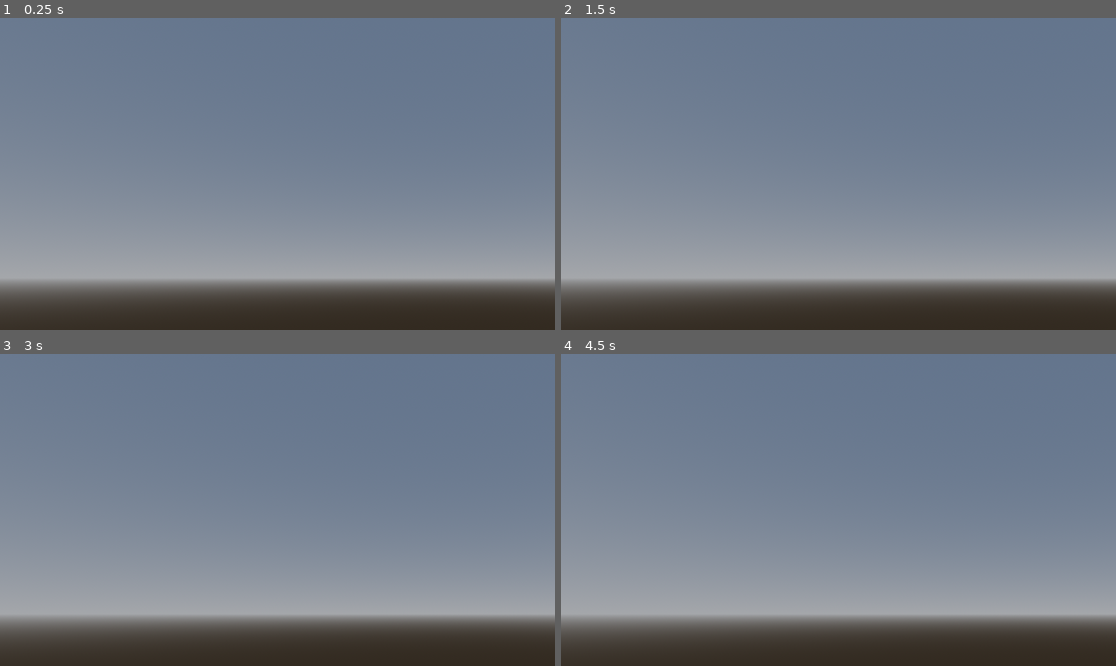
Above: before the commit, frames 1-4 (two rows, left to right).
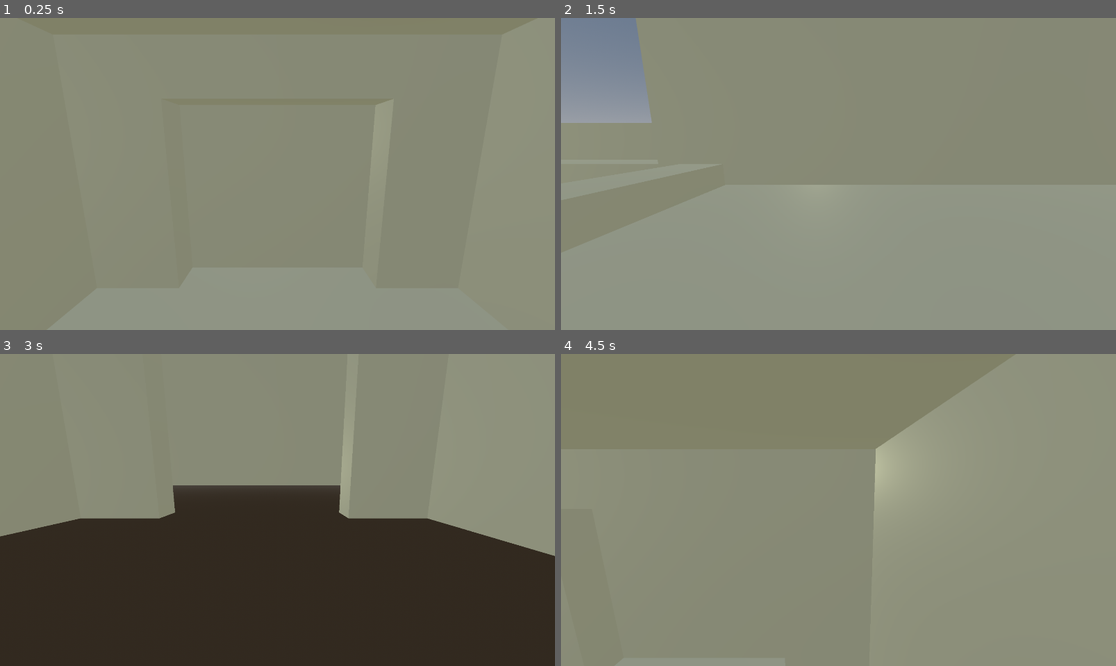
Above: after the commit, the same moments.

Repository: ag1rlisagun/AGJ2024
Game: Godot game, scene res://Scenes/main_elevator_scene.tscn
Two runs of this game, one before a commit and one after it. Both use one fixed random seed, a clock stepped at 60 frames per second and the inputs below. The project has no main scene, so this scene is started directly.
Inputs:
- Up to frame 1 (0.25 s): no input
- Up to frame 2 (1.5 s): tap Enter at 0.5 s; tap Space (shake) at 0.6, 1.35 s
- Up to frame 3 (3 s): tap Space (shake) at 2.1, 2.85 s
- Up to frame 4 (4.5 s): tap Space (shake) at 3.6, 4.35 s

The runs differ from the first frame. In frame 1, 99% of the frame differs, in the area x 0-100%, y 0-100%; in frame 2, 85%; in frame 3, 91%; in frame 4, 98%.

Commit message:
created main elevator scene ready for UI elements and more prototyping

Diff:
--- a/Scenes/elevator_scene.tscn
+++ /dev/null
@@ -1,160 +0,0 @@
-[gd_scene load_steps=5 format=3 uid="uid://yrdtwv8cdyl1"]
-
-[ext_resource type="Script" path="res://Scripts/elevator_scene.gd" id="1_n0agh"]
-[ext_resource type="Script" path="res://Scenes/Camera3D.gd" id="2_u2onq"]
-
-[sub_resource type="BoxShape3D" id="BoxShape3D_1160g"]
-
-[sub_resource type="BoxMesh" id="BoxMesh_uer7p"]
-
-[node name="ElevatorLevel" type="Node3D"]
-script = ExtResource("1_n0agh")
-
-[node name="Camera3D" type="Camera3D" parent="."]
-transform = Transform3D(1, 0, 0, 0, 0.986127, 0.165994, 0, -0.165994, 0.986127, 0, 2.42603, 0.151623)
-fov = 101.25
-script = ExtResource("2_u2onq")
-
-[node name="Floor" type="StaticBody3D" parent="."]
-transform = Transform3D(7, 0, 0, 0, 0.5, 0, 0, 0, 7, 0, 0, 0)
-
-[node name="CollisionShape3D" type="CollisionShape3D" parent="Floor"]
-transform = Transform3D(1, 0, 0, 0, 1, 0, 0, 0, 1, 0.0205078, 0, 0)
-shape = SubResource("BoxShape3D_1160g")
-
-[node name="MeshInstance3D" type="MeshInstance3D" parent="Floor"]
-mesh = SubResource("BoxMesh_uer7p")
-
-[node name="Ceiling" type="StaticBody3D" parent="."]
-transform = Transform3D(7, 0, 0, 0, 0.5, 0, 0, 0, 7, 0, 3.99269, 0)
-
-[node name="CollisionShape3D" type="CollisionShape3D" parent="Ceiling"]
-transform = Transform3D(1, 0, 0, 0, 1, 0, 0, 0, 1, 0.0205078, 0, 0)
-shape = SubResource("BoxShape3D_1160g")
-
-[node name="MeshInstance3D" type="MeshInstance3D" parent="Ceiling"]
-mesh = SubResource("BoxMesh_uer7p")
-
-[node name="Wall1" type="StaticBody3D" parent="."]
-transform = Transform3D(0.5, 0, 0, 0, 5, 0, 0, 0, 7, -3, 2, 2.08165e-12)
-
-[node name="CollisionShape3D" type="CollisionShape3D" parent="Wall1"]
-transform = Transform3D(1, 0, 0, 0, 1, 0, 0, 0, 1, 0.0205078, 0, 0)
-shape = SubResource("BoxShape3D_1160g")
-
-[node name="MeshInstance3D" type="MeshInstance3D" parent="Wall1"]
-transform = Transform3D(1, 0, 0, 0, 1, 0, 0, 0, 1, 2.08165e-12, 2.08165e-12, 2.08165e-12)
-mesh = SubResource("BoxMesh_uer7p")
-
-[node name="Wall2" type="StaticBody3D" parent="."]
-transform = Transform3D(0.5, 0, 0, 0, 5, 0, 0, 0, 7, 3, 2, 2.08165e-12)
-
-[node name="CollisionShape3D" type="CollisionShape3D" parent="Wall2"]
-transform = Transform3D(1, 0, 0, 0, 1, 0, 0, 0, 1, 0.0205078, 0, 0)
-shape = SubResource("BoxShape3D_1160g")
-
-[node name="MeshInstance3D" type="MeshInstance3D" parent="Wall2"]
-mesh = SubResource("BoxMesh_uer7p")
-
-[node name="Wall3" type="StaticBody3D" parent="."]
-transform = Transform3D(-0.00581194, 0, -4.99992, 0, 5, 0, 0.999983, 0, -0.0290598, 0.0723448, 1.9622, 2.24964)
-
-[node name="CollisionShape3D" type="CollisionShape3D" parent="Wall3"]
-transform = Transform3D(1, 0, 0, 0, 1, 0, 0, 0, 1, 0.0205078, 0, 0)
-shape = SubResource("BoxShape3D_1160g")
-
-[node name="Wall4" type="StaticBody3D" parent="."]
-transform = Transform3D(-0.00290597, 0, -6.99988, 0, 5, 0, 0.499992, 0, -0.0406836, 5, 2, -3)
-
-[node name="CollisionShape3D" type="CollisionShape3D" parent="Wall4"]
-transform = Transform3D(1, 0, 0, 0, 1, 0, 0, 0, 1, 0.0205078, 0, 0)
-shape = SubResource("BoxShape3D_1160g")
-
-[node name="MeshInstance3D" type="MeshInstance3D" parent="Wall4"]
-mesh = SubResource("BoxMesh_uer7p")
-
-[node name="Wall5" type="StaticBody3D" parent="."]
-transform = Transform3D(-0.00290597, 0, -6.99988, 0, 5, 0, 0.499992, 0, -0.0406836, -5, 2, -3)
-
-[node name="CollisionShape3D" type="CollisionShape3D" parent="Wall5"]
-transform = Transform3D(1, 0, 0, 0, 1, 0, 0, 0, 1, 0.0205078, 0, 0)
-shape = SubResource("BoxShape3D_1160g")
-
-[node name="MeshInstance3D" type="MeshInstance3D" parent="Wall5"]
-mesh = SubResource("BoxMesh_uer7p")
-
-[node name="Wall6" type="StaticBody3D" parent="."]
-transform = Transform3D(-0.00290597, 0, -6.99988, 0, 5, 0, 0.499992, 0, -0.0406836, 2.08165e-12, 5.5, -3)
-
-[node name="CollisionShape3D" type="CollisionShape3D" parent="Wall6"]
-transform = Transform3D(1, 0, 0, 0, 1, 0, 0, 0, 1, 0.0205078, 0, 0)
-shape = SubResource("BoxShape3D_1160g")
-
-[node name="MeshInstance3D" type="MeshInstance3D" parent="Wall6"]
-transform = Transform3D(1, 0, 7.29717e-09, 0, 1, 0, -3.33382e-11, 0, 1, 0, 0, 0)
-mesh = SubResource("BoxMesh_uer7p")
-
-[node name="Wall7" type="StaticBody3D" parent="."]
-transform = Transform3D(-0.00290597, 0, -6.99988, 0, 5, 0, 0.499992, 0, -0.0406836, 3.5, 2.5, -3.5)
-
-[node name="CollisionShape3D" type="CollisionShape3D" parent="Wall7"]
-transform = Transform3D(1, 0, 0, 0, 1, 0, 0, 0, 1, 0.0205078, 0, 0)
-shape = SubResource("BoxShape3D_1160g")
-
-[node name="MeshInstance3D" type="MeshInstance3D" parent="Wall7"]
-mesh = SubResource("BoxMesh_uer7p")
-
-[node name="Wall8" type="StaticBody3D" parent="."]
-transform = Transform3D(-0.00290597, 0, -6.99988, 0, 5, 0, 0.499992, 0, -0.0406836, -3.5, 2.5, -3.5)
-
-[node name="CollisionShape3D" type="CollisionShape3D" parent="Wall8"]
-transform = Transform3D(1, 0, 0, 0, 1, 0, 0, 0, 1, 0.0205078, 0, 0)
-shape = SubResource("BoxShape3D_1160g")
-
-[node name="MeshInstance3D" type="MeshInstance3D" parent="Wall8"]
-mesh = SubResource("BoxMesh_uer7p")
-
-[node name="DirectionalLight3D" type="DirectionalLight3D" parent="."]
-transform = Transform3D(2, 0, 0, 0, 0.0108557, 0.999941, 0, -0.999941, 0.0108557, 0, 3.11956, 0)
-light_color = Color(0.839216, 0.85098, 0.686275, 1)
-directional_shadow_mode = 0
-sky_mode = 1
-
-[node name="DirectionalLight3D5" type="DirectionalLight3D" parent="."]
-transform = Transform3D(-0.999993, -3.96403e-05, -0.00365316, 0.00365338, -0.0108502, -0.999934, 4.50789e-11, -0.999941, 0.0108503, 0, 1.1587, 0)
-light_color = Color(0.839216, 0.85098, 0.686275, 1)
-directional_shadow_mode = 0
-sky_mode = 1
-
-[node name="DirectionalLight3D2" type="DirectionalLight3D" parent="."]
-transform = Transform3D(1, 0, 0, 0, 0.99957, 0.0293174, 0, -0.0293174, 0.99957, -0.196619, 2.28487, 1.08103)
-light_color = Color(0.839216, 0.85098, 0.686275, 1)
-light_energy = 0.758
-directional_shadow_mode = 0
-sky_mode = 1
-
-[node name="DirectionalLight3D3" type="DirectionalLight3D" parent="."]
-transform = Transform3D(-0.994237, 0.00314285, -0.107155, 5.11307e-19, 0.99957, 0.0293174, 0.107201, 0.0291484, -0.99381, -0.196619, 2.28487, -0.354739)
-light_color = Color(0.839216, 0.85098, 0.686275, 1)
-directional_shadow_mode = 0
-sky_mode = 1
-
-[node name="DirectionalLight3D4" type="DirectionalLight3D" parent="."]
-transform = Transform3D(0.00881388, -0.0293162, 0.999531, -3.5962e-11, 0.99957, 0.0293174, -0.999961, -0.0002584, 0.00881009, 0.543927, 2.28487, -0.354739)
-light_color = Color(0.839216, 0.85098, 0.686275, 1)
-directional_shadow_mode = 0
-sky_mode = 1
-
-[node name="DirectionalLight3D6" type="DirectionalLight3D" parent="."]
-transform = Transform3D(0.194543, 0.0287572, -0.980472, -2.25094e-11, 0.99957, 0.0293174, 0.980894, -0.00570347, 0.194459, -0.142693, 2.28487, -0.354739)
-light_color = Color(0.839216, 0.85098, 0.686275, 1)
-directional_shadow_mode = 0
-sky_mode = 1
-
-[node name="CanvasLayer" type="CanvasLayer" parent="."]
-
-[node name="Control" type="Control" parent="CanvasLayer"]
-layout_mode = 3
-anchors_preset = 0
-offset_right = 40.0
-offset_bottom = 40.0
--- a/Scenes/main_elevator_scene.tscn
+++ b/Scenes/main_elevator_scene.tscn
@@ -1,4 +1,6 @@
-[gd_scene load_steps=4 format=3 uid="uid://dm8baebyih4ty"]
+[gd_scene load_steps=7 format=3 uid="uid://dm8baebyih4ty"]
+
+[ext_resource type="Script" path="res://Scripts/Camera3D.gd" id="1_uybvl"]
 
 [sub_resource type="ProceduralSkyMaterial" id="ProceduralSkyMaterial_qqoen"]
 
@@ -9,20 +11,164 @@
 background_mode = 2
 sky = SubResource("Sky_003nq")
 
+[sub_resource type="BoxShape3D" id="BoxShape3D_hleeg"]
+
+[sub_resource type="BoxMesh" id="BoxMesh_hmvy2"]
+
 [node name="CanvasLayer" type="CanvasLayer"]
 
-[node name="Node3D" type="Node3D" parent="."]
+[node name="World" type="Node3D" parent="."]
 
-[node name="WorldEnvironment" type="WorldEnvironment" parent="Node3D"]
+[node name="WorldEnvironment" type="WorldEnvironment" parent="World"]
 environment = SubResource("Environment_cnwjf")
 
-[node name="SubViewportContainer" type="SubViewportContainer" parent="Node3D"]
+[node name="SubViewportContainer" type="SubViewportContainer" parent="World"]
 offset_right = 40.0
 offset_bottom = 40.0
 
-[node name="SubViewport" type="SubViewport" parent="Node3D/SubViewportContainer"]
+[node name="SubViewport" type="SubViewport" parent="World/SubViewportContainer"]
 handle_input_locally = false
 size = Vector2i(1920, 1080)
 render_target_update_mode = 4
 
-[node name="Camera3D" type="Camera3D" parent="Node3D/SubViewportContainer/SubViewport"]
+[node name="Camera3D" type="Camera3D" parent="World/SubViewportContainer/SubViewport"]
+transform = Transform3D(1, -4.09353e-16, 3.43488e-16, 3.43488e-16, 0.984808, 0.173648, -4.09353e-16, -0.173648, 0.984808, 2.08165e-12, 2.5, 2.08165e-12)
+script = ExtResource("1_uybvl")
+
+[node name="Elevator" type="Node3D" parent="World"]
+
+[node name="Floor" type="StaticBody3D" parent="World/Elevator"]
+transform = Transform3D(7, 0, 0, 0, 0.5, 0, 0, 0, 7, 0, 0, 0)
+
+[node name="CollisionShape3D" type="CollisionShape3D" parent="World/Elevator/Floor"]
+transform = Transform3D(1, 0, 0, 0, 1, 0, 0, 0, 1, 0.0205078, 0, 0)
+shape = SubResource("BoxShape3D_hleeg")
+
+[node name="MeshInstance3D" type="MeshInstance3D" parent="World/Elevator/Floor"]
+mesh = SubResource("BoxMesh_hmvy2")
+
+[node name="Ceiling" type="StaticBody3D" parent="World/Elevator"]
+transform = Transform3D(7, 0, 0, 0, 0.5, 0, 0, 0, 7, 2.08165e-12, 4, 2.08165e-12)
+
+[node name="CollisionShape3D" type="CollisionShape3D" parent="World/Elevator/Ceiling"]
+transform = Transform3D(1, 0, 0, 0, 1, 0, 0, 0, 1, 0.0205078, 0, 0)
+shape = SubResource("BoxShape3D_hleeg")
+
+[node name="MeshInstance3D" type="MeshInstance3D" parent="World/Elevator/Ceiling"]
+mesh = SubResource("BoxMesh_hmvy2")
+
+[node name="Wall1" type="StaticBody3D" parent="World/Elevator"]
+transform = Transform3D(0.5, 0, 0, 0, 5, 0, 0, 0, 7, -3, 2, 2.08165e-12)
+
+[node name="CollisionShape3D" type="CollisionShape3D" parent="World/Elevator/Wall1"]
+transform = Transform3D(1, 0, 0, 0, 1, 0, 0, 0, 1, 0.0205078, 0, 0)
+shape = SubResource("BoxShape3D_hleeg")
+
+[node name="MeshInstance3D" type="MeshInstance3D" parent="World/Elevator/Wall1"]
+transform = Transform3D(1, 0, 0, 0, 1, 0, 0, 0, 1, 2.08165e-12, 2.08165e-12, 2.08165e-12)
+mesh = SubResource("BoxMesh_hmvy2")
+
+[node name="Wall2" type="StaticBody3D" parent="World/Elevator"]
+transform = Transform3D(0.5, 0, 0, 0, 5, 0, 0, 0, 7, 3, 2, 2.08165e-12)
+
+[node name="CollisionShape3D" type="CollisionShape3D" parent="World/Elevator/Wall2"]
+transform = Transform3D(1, 0, 0, 0, 1, 0, 0, 0, 1, 0.0205078, 0, 0)
+shape = SubResource("BoxShape3D_hleeg")
+
+[node name="MeshInstance3D" type="MeshInstance3D" parent="World/Elevator/Wall2"]
+mesh = SubResource("BoxMesh_hmvy2")
+
+[node name="Wall3" type="StaticBody3D" parent="World/Elevator"]
+transform = Transform3D(-4.37114e-08, -1.74393e-15, -5, 3.48787e-16, 5, -1.74394e-15, 1, -1.74393e-15, -2.18557e-07, 2.08165e-12, 2, 2.5)
+
+[node name="CollisionShape3D" type="CollisionShape3D" parent="World/Elevator/Wall3"]
+transform = Transform3D(1, 0, 0, 0, 1, 0, 0, 0, 1, 0.0205078, 0, 0)
+shape = SubResource("BoxShape3D_hleeg")
+
+[node name="Wall4" type="StaticBody3D" parent="World/Elevator"]
+transform = Transform3D(-2.18557e-08, -1.74393e-15, -7, 1.74394e-16, 5, -2.44151e-15, 0.5, -1.74393e-15, -3.0598e-07, 5, 2, -3)
+
+[node name="CollisionShape3D" type="CollisionShape3D" parent="World/Elevator/Wall4"]
+transform = Transform3D(1, 0, 0, 0, 1, 0, 0, 0, 1, 0.0205078, 0, 0)
+shape = SubResource("BoxShape3D_hleeg")
+
+[node name="MeshInstance3D" type="MeshInstance3D" parent="World/Elevator/Wall4"]
+mesh = SubResource("BoxMesh_hmvy2")
+
+[node name="Wall5" type="StaticBody3D" parent="World/Elevator"]
+transform = Transform3D(-2.18557e-08, -1.74393e-15, -7, 1.74394e-16, 5, -2.44151e-15, 0.5, -1.74393e-15, -3.0598e-07, -5, 2, -3)
+
+[node name="CollisionShape3D" type="CollisionShape3D" parent="World/Elevator/Wall5"]
+transform = Transform3D(1, 0, 0, 0, 1, 0, 0, 0, 1, 0.0205078, 0, 0)
+shape = SubResource("BoxShape3D_hleeg")
+
+[node name="MeshInstance3D" type="MeshInstance3D" parent="World/Elevator/Wall5"]
+mesh = SubResource("BoxMesh_hmvy2")
+
+[node name="Wall6" type="StaticBody3D" parent="World/Elevator"]
+transform = Transform3D(-2.18557e-08, -1.74393e-15, -7, 1.74394e-16, 5, -2.44151e-15, 0.5, -1.74393e-15, -3.0598e-07, 2.08165e-12, 5.5, -3)
+
+[node name="CollisionShape3D" type="CollisionShape3D" parent="World/Elevator/Wall6"]
+transform = Transform3D(1, 0, 0, 0, 1, 0, 0, 0, 1, 0.0205078, 0, 0)
+shape = SubResource("BoxShape3D_hleeg")
+
+[node name="MeshInstance3D" type="MeshInstance3D" parent="World/Elevator/Wall6"]
+transform = Transform3D(1, 0, 7.29717e-09, 0, 1, 0, -3.33382e-11, 0, 1, 0, 0, 0)
+mesh = SubResource("BoxMesh_hmvy2")
+
+[node name="Wall7" type="StaticBody3D" parent="World/Elevator"]
+transform = Transform3D(-2.18557e-08, -1.74393e-15, -7, 1.74394e-16, 5, -2.44151e-15, 0.5, -1.74393e-15, -3.0598e-07, 3.5, 2.5, -3.5)
+
+[node name="CollisionShape3D" type="CollisionShape3D" parent="World/Elevator/Wall7"]
+transform = Transform3D(1, 0, 0, 0, 1, 0, 0, 0, 1, 0.0205078, 0, 0)
+shape = SubResource("BoxShape3D_hleeg")
+
+[node name="MeshInstance3D" type="MeshInstance3D" parent="World/Elevator/Wall7"]
+mesh = SubResource("BoxMesh_hmvy2")
+
+[node name="Wall8" type="StaticBody3D" parent="World/Elevator"]
+transform = Transform3D(-2.18557e-08, -1.74393e-15, -7, 1.74394e-16, 5, -2.44151e-15, 0.5, -1.74393e-15, -3.0598e-07, -3.5, 2.5, -3.5)
+
+[node name="CollisionShape3D" type="CollisionShape3D" parent="World/Elevator/Wall8"]
+transform = Transform3D(1, 0, 0, 0, 1, 0, 0, 0, 1, 0.0205078, 0, 0)
+shape = SubResource("BoxShape3D_hleeg")
+
+[node name="MeshInstance3D" type="MeshInstance3D" parent="World/Elevator/Wall8"]
+mesh = SubResource("BoxMesh_hmvy2")
+
+[node name="DirectionalLight3D" type="DirectionalLight3D" parent="World/Elevator"]
+transform = Transform3D(1, 0, 0, 0, 0.0108557, 0.999941, 0, -0.999941, 0.0108557, 0, 3.11956, 0)
+light_color = Color(0.839216, 0.85098, 0.686275, 1)
+directional_shadow_mode = 0
+sky_mode = 1
+
+[node name="DirectionalLight3D5" type="DirectionalLight3D" parent="World/Elevator"]
+transform = Transform3D(-0.999993, -3.96402e-05, -0.00365317, 0.00365338, -0.0108502, -0.999934, 4.50789e-11, -0.999941, 0.0108503, 0, 1.1587, 0)
+light_color = Color(0.839216, 0.85098, 0.686275, 1)
+directional_shadow_mode = 0
+sky_mode = 1
+
+[node name="DirectionalLight3D2" type="DirectionalLight3D" parent="World/Elevator"]
+transform = Transform3D(1, 0, 0, 0, 0.99957, 0.0293174, 0, -0.0293174, 0.99957, -0.196619, 2.28487, 1.08103)
+light_color = Color(0.839216, 0.85098, 0.686275, 1)
+light_energy = 0.758
+directional_shadow_mode = 0
+sky_mode = 1
+
+[node name="DirectionalLight3D3" type="DirectionalLight3D" parent="World/Elevator"]
+transform = Transform3D(-0.994237, 0.00314285, -0.107155, 5.11307e-19, 0.99957, 0.0293173, 0.107201, 0.0291484, -0.99381, -0.196619, 2.28487, -0.354739)
+light_color = Color(0.839216, 0.85098, 0.686275, 1)
+directional_shadow_mode = 0
+sky_mode = 1
+
+[node name="DirectionalLight3D4" type="DirectionalLight3D" parent="World/Elevator"]
+transform = Transform3D(0.00881388, -0.0293162, 0.999531, -3.5962e-11, 0.99957, 0.0293173, -0.999961, -0.0002584, 0.00881009, 0.543927, 2.28487, -0.354739)
+light_color = Color(0.839216, 0.85098, 0.686275, 1)
+directional_shadow_mode = 0
+sky_mode = 1
+
+[node name="DirectionalLight3D6" type="DirectionalLight3D" parent="World/Elevator"]
+transform = Transform3D(0.194543, 0.0287572, -0.980472, -2.25094e-11, 0.99957, 0.0293173, 0.980894, -0.00570348, 0.194459, -0.142693, 2.28487, -0.354739)
+light_color = Color(0.839216, 0.85098, 0.686275, 1)
+directional_shadow_mode = 0
+sky_mode = 1
--- a/Scripts/elevator_scene.gd
+++ /dev/null
@@ -1,13 +0,0 @@
-extends Node3D
-
-@onready var camera = $Camera3D
-
-
-# Called when the node enters the scene tree for the first time.
-func _ready():
-	pass # Replace with function body.
-
-
-# Called every frame. 'delta' is the elapsed time since the previous frame.
-func _process(delta):
-	pass
--- a/project.godot
+++ b/project.godot
@@ -13,6 +13,11 @@
 config/name="AGJ2024"
 config/features=PackedStringArray("4.2", "GL Compatibility")
 config/icon="res://icon.svg"
+
+[display]
+
+window/size/viewport_width=1920
+window/size/viewport_height=1080
 
 [input]
 
Renamed: Scenes/Camera3D.gd -> Scripts/Camera3D.gd
